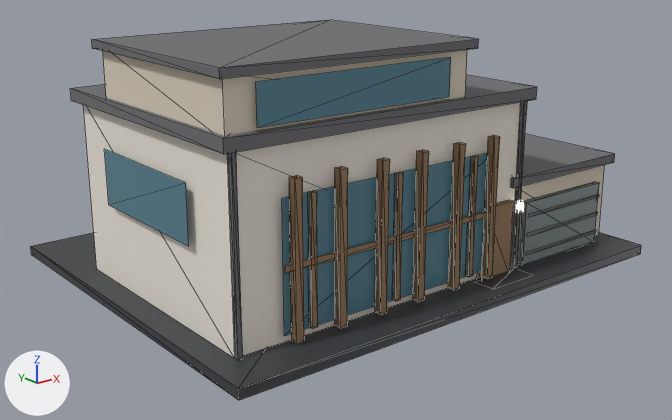
What one commit did to the glTF model src/assets/models/props/villa_b.glb.
The view is the same before and after, from a 50 mm lens placed at (-22.1, -27.6, 12.9), pointed at (-0.5, -0.6, 2.1). The lights are fixed; the arrows at lower left show +X, +Y and +Z. The picture after the commit comes second. Mesh edges are drawn as thin lines on the coarser meshes. Vertices at exactly the same position are counted once.

Objects in the first picture: 'Merged_RoofDark', 'Merged_VillaGlass', 'Merged_VillaGranite', 'Merged_VillaStone', 'Merged_VillaWood', 'villab_garage_door', 'villab_main' and 1 more.
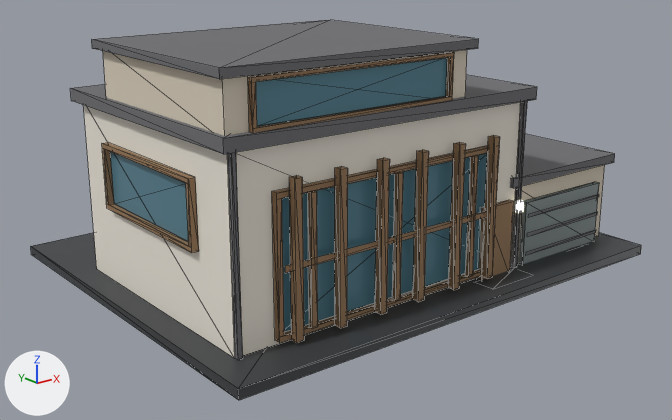
The change in detail:
me_merged_villaglass_mesh is used by ob_merged_villaglass; location (0.0, 0.0, 0.0).
me_merged_villaglass_mesh had 20 vertices, 10 faces and spanned x -8.89..2.2, y -6.19..3.74, z 0.7..8.6.
me_merged_villaglass_mesh now has 20 vertices, 10 faces and spans x -8.68..2.2, y -6.03..3.58, z 0.7..8.6.
me_merged_villaglass_mesh part 4: the loose piece of 4 vertices spanning x -7.0..2.2, y -6.19, z 0.7..5.1 is moved by (0.0, 0.21, 0.0).
me_merged_villaglass_mesh part 5: the loose piece of 4 vertices spanning x -8.89, y -3.95..1.55, z 3.4..5.4 is moved by (0.21, 0.0, 0.0).
me_merged_villaglass_mesh part 6: the loose piece of 4 vertices spanning x -7.8..-0.2, y -6.19, z 7.3..8.6 is moved by (0.0, 0.16, 0.0).
Other edits to the shape of me_merged_villaglass_mesh do not show in these pictures.
me_merged_villawood_mesh is used by ob_merged_villawood; location (0.0, 0.0, 0.0).
me_merged_villawood_mesh had 196 vertices, 290 faces and spanned x -7.0..9.2, y -6.5..6.2, z 0.0..5.7.
me_merged_villawood_mesh now has 296 vertices, 410 faces and spans x -8.9..9.2, y -6.5..6.2, z 0.0..8.7.
me_merged_villawood_mesh part 1: a new loose piece of 20 vertices spanning x -7.2..2.4, y -6.2..-5.9, z 0.5..5.3, in mat_villawood (brown #957655).
me_merged_villawood_mesh part 2: a new loose piece of 20 vertices spanning x -8.9..-8.6, y -4.1..1.7, z 3.2..5.6, in mat_villawood (brown #957655).
me_merged_villawood_mesh part 3: a new loose piece of 20 vertices spanning x -7.9..-0.1, y -6.2..-6.0, z 7.2..8.7, in mat_villawood (brown #957655).
Other edits to the shape of me_merged_villawood_mesh do not show in these pictures.

Location of each change, (x1, y1, x2, y2) in pixels of the pictures (672 x 420 px; the box of a moved part takes in the faces that stretch with it):
'Merged_VillaGlass', reshaped
    before: (104, 57, 487, 336)
    after: (110, 58, 487, 332)
'Merged_VillaWood', reshaped
    before: (285, 135, 514, 343)
    after: (102, 52, 514, 343)
part 1 of me_merged_villawood_mesh, added
    after: (272, 146, 488, 343)
part 2 of me_merged_villawood_mesh, added (brown)
    after: (102, 142, 199, 253)
part 3 of me_merged_villawood_mesh, added (brown)
    after: (248, 52, 454, 133)
part 4 of me_merged_villaglass_mesh, moved or reshaped
    before: (282, 153, 487, 336)
    after: (282, 153, 487, 332)
part 5 of me_merged_villaglass_mesh, moved or reshaped
    before: (104, 149, 189, 246)
    after: (110, 151, 189, 242)
part 6 of me_merged_villaglass_mesh, moved or reshaped
    before: (256, 57, 451, 128)
    after: (256, 58, 447, 126)
